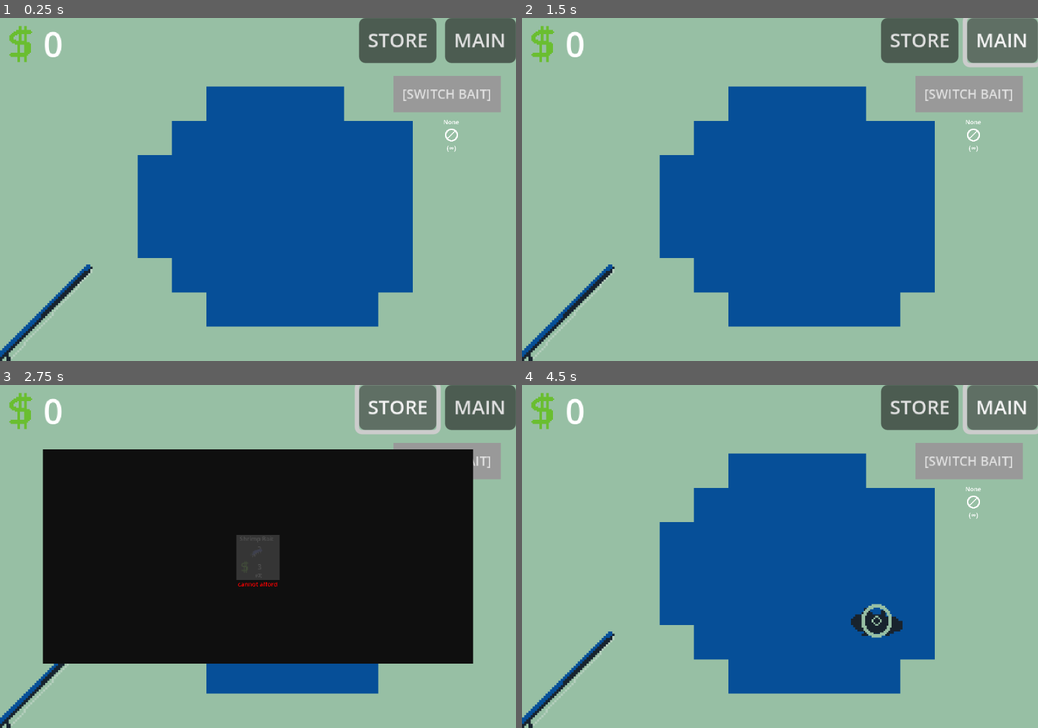
Above: before the commit, frames 1-4 (two rows, left to right).
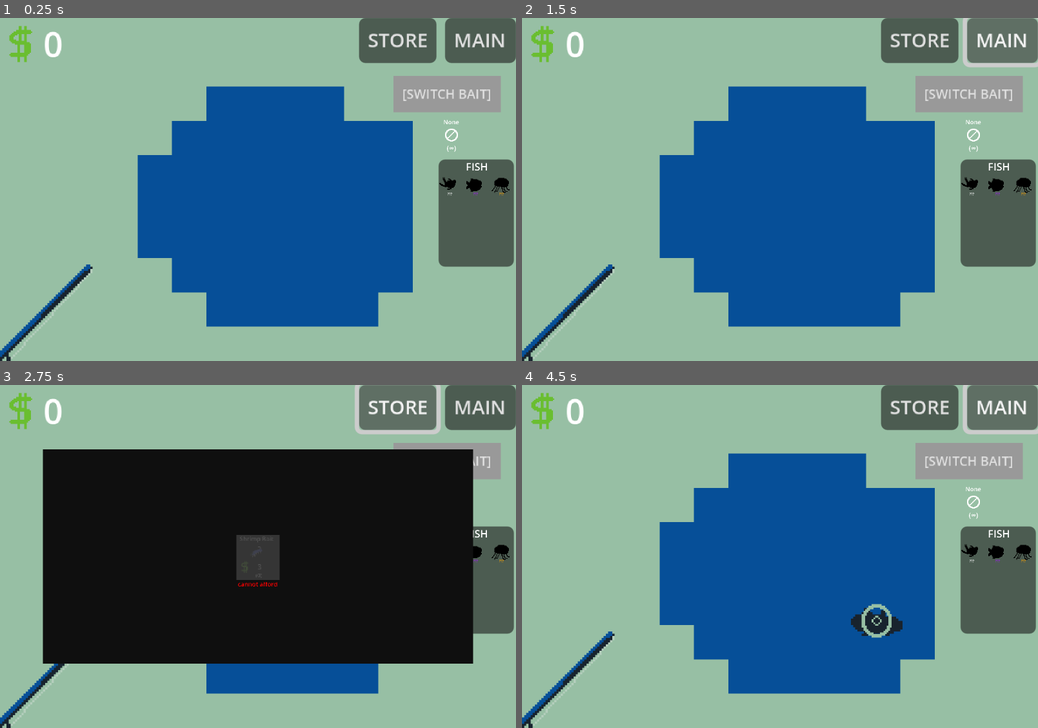
Above: after the commit, the same moments.

Repository: mathew-tran/fish-clicker
Game: Godot game, scene res://Scenes/Main.tscn
Two runs of this game, one before a commit and one after it. Both use one fixed random seed, a clock stepped at 60 frames per second and the inputs below.
Inputs:
- Up to frame 1 (0.25 s): no input
- Up to frame 2 (1.5 s): click "STORE" at 0.5 s; click "MAIN" at 1.25 s
- Up to frame 3 (2.75 s): click "STORE" at 2 s
- Up to frame 4 (4.5 s): click "MAIN" at 2.75 s; click "STORE" at 3.5 s; click "MAIN" at 4.25 s

The runs differ from the first frame. In frame 1, 4.6% of the frame differs, in the area x 85-100%, y 41-73%; in frame 2, 4.6%; in frame 3, 2.5%; in frame 4, 4.6%.

Commit message:
be able to complete baits and get bonus money

Diff:
--- /dev/null
+++ b/fishclicker/Prefabs/UI/AssociatedBaitFish.tscn
@@ -0,0 +1,32 @@
+[gd_scene load_steps=3 format=3 uid="uid://dj2x6h1ikg8t2"]
+
+[ext_resource type="Script" uid="uid://dsfiiihpm4ttw" path="res://Scripts/UI/AssociatedBaitFish.gd" id="1_y42bo"]
+[ext_resource type="PackedScene" uid="uid://clv7ohkavdy51" path="res://Prefabs/UI/FishItem.tscn" id="2_xpn6f"]
+
+[node name="AssociatedBatiFish" type="Panel"]
+offset_right = 36.0
+offset_bottom = 52.0
+script = ExtResource("1_y42bo")
+
+[node name="ScrollContainer" type="ScrollContainer" parent="."]
+custom_minimum_size = Vector2(20, 50)
+layout_mode = 0
+offset_top = 7.0
+offset_right = 71.0
+offset_bottom = 99.0
+scale = Vector2(0.5, 0.5)
+
+[node name="Container" type="GridContainer" parent="ScrollContainer"]
+layout_mode = 2
+columns = 3
+
+[node name="AssociatedFishItem" parent="ScrollContainer/Container" instance=ExtResource("2_xpn6f")]
+layout_mode = 2
+
+[node name="Label" type="Label" parent="."]
+layout_mode = 0
+offset_right = 120.0
+offset_bottom = 23.0
+scale = Vector2(0.3, 0.3)
+text = "FISH"
+horizontal_alignment = 1
--- /dev/null
+++ b/fishclicker/Prefabs/UI/FishItem.tscn
@@ -0,0 +1,28 @@
+[gd_scene load_steps=3 format=3 uid="uid://clv7ohkavdy51"]
+
+[ext_resource type="Script" uid="uid://d1suvxdgbpukw" path="res://Scripts/UI/FishItem.gd" id="1_11t5s"]
+[ext_resource type="Texture2D" uid="uid://cthfkkaock6k" path="res://Art/Sprites/Fish/Detail/GoldFish.png" id="1_i32tc"]
+
+[node name="AssociatedFishItem" type="Control"]
+custom_minimum_size = Vector2(20, 25)
+layout_mode = 3
+anchors_preset = 0
+script = ExtResource("1_11t5s")
+
+[node name="Image" type="TextureRect" parent="."]
+custom_minimum_size = Vector2(20, 20)
+layout_mode = 2
+offset_right = 20.0
+offset_bottom = 20.0
+texture = ExtResource("1_i32tc")
+expand_mode = 4
+stretch_mode = 5
+
+[node name="Label" type="Label" parent="."]
+layout_mode = 0
+offset_top = 16.0
+offset_right = 105.0
+offset_bottom = 39.0
+scale = Vector2(0.2, 0.2)
+text = "???"
+horizontal_alignment = 1
--- a/fishclicker/Prefabs/UI/PlayerUI.tscn
+++ b/fishclicker/Prefabs/UI/PlayerUI.tscn
@@ -7,6 +7,7 @@
 [ext_resource type="Script" uid="uid://cyuhin2emjt7n" path="res://Scripts/UI/StoreButton.gd" id="5_od4qv"]
 [ext_resource type="Script" uid="uid://cpj4vf2ruia5d" path="res://Scripts/UI/MainButton.gd" id="6_od4qv"]
 [ext_resource type="PackedScene" uid="uid://g5omilybre1s" path="res://Prefabs/UI/SwitchBaitButton.tscn" id="7_lcbsa"]
+[ext_resource type="PackedScene" uid="uid://dj2x6h1ikg8t2" path="res://Prefabs/UI/AssociatedBaitFish.tscn" id="8_2es3r"]
 
 [node name="CanvasLayer" type="CanvasLayer" groups=["PlayerUI"]]
 script = ExtResource("1_88yxu")
@@ -48,6 +49,12 @@
 text = "MAIN"
 script = ExtResource("6_od4qv")
 
+[node name="AssociatedBaitFish" parent="." instance=ExtResource("8_2es3r")]
+offset_left = 204.0
+offset_top = 66.0
+offset_right = 239.0
+offset_bottom = 116.0
+
 [connection signal="button_up" from="HBoxContainer/StoreButton" to="HBoxContainer/StoreButton" method="_on_button_up"]
 [connection signal="button_up" from="HBoxContainer/MainButton" to="HBoxContainer/MainButton" method="_on_button_up"]
 
--- a/fishclicker/Resources/BaitData.gd
+++ b/fishclicker/Resources/BaitData.gd
@@ -4,6 +4,7 @@
 
 @export var BaitName = ""
 @export var BaitImage : Texture
+@export var BaitID = "000"
 @export var Cost = 0
 @export var CommonPool : Array[FishData]
 @export var RarePool : Array[FishData]
@@ -20,3 +21,9 @@
 		return RarePool[0]
 	LegendaryPool.shuffle()
 	return LegendaryPool[0]
+
+func HasCompletedBait():
+	return Finder.GetGameManager().HasCompletedChallenge(BaitID)
+
+func CompleteBait():
+	return Finder.GetGameManager().AddCompletedChallenge(BaitID)
--- a/fishclicker/Resources/FishData.gd
+++ b/fishclicker/Resources/FishData.gd
@@ -15,8 +15,15 @@
 	EXCELLENT
 }
 
+enum RARITY {
+	COMMON,
+	RARE,
+	LEGENDARY
+}
+
 @export var FishImage : Texture
 @export var FishName = ""
+@export var Rarity : RARITY
 @export var FishSize : SIZE
 @export var FishID = "A000"
 @export var Tugs = 3
@@ -50,4 +57,9 @@
 			amount *= 2.0
 
 	amount = round(amount)
+	Finder.GetGameManager().AddFish(FishID)
 	Finder.GetGameManager().AddMoney(amount)
+
+
+func HasCaughtFish():
+	return Finder.GetGameManager().HasCaughtFish(FishID)
--- a/fishclicker/Resources/Levels/Baits/BAIT_SHRIMP.tres
+++ b/fishclicker/Resources/Levels/Baits/BAIT_SHRIMP.tres
@@ -1,9 +1,10 @@
-[gd_resource type="Resource" script_class="BaitData" load_steps=7 format=3 uid="uid://ct5utnv2aas06"]
+[gd_resource type="Resource" script_class="BaitData" load_steps=8 format=3 uid="uid://ct5utnv2aas06"]
 
 [ext_resource type="Texture2D" uid="uid://6741aa4kayh" path="res://Art/Sprites/Bait/ShrimpBait.png" id="1_0fyk8"]
 [ext_resource type="Script" uid="uid://clf4q2sgy5gad" path="res://Resources/FishData.gd" id="2_txsd1"]
 [ext_resource type="Resource" uid="uid://byl4nrhgkmfeb" path="res://Resources/Levels/Fish/P001_GoldFish.tres" id="3_vt8jv"]
 [ext_resource type="Resource" uid="uid://bgub87y8wwqch" path="res://Resources/Levels/Fish/P003_JellyFish.tres" id="4_llca7"]
+[ext_resource type="Resource" uid="uid://clbjd8r0qxoms" path="res://Resources/Levels/Fish/P004_ClownFish.tres" id="5_txsd1"]
 [ext_resource type="Resource" uid="uid://dgi7idvdqjjto" path="res://Resources/Levels/Fish/P002_BlueTang.tres" id="5_uq1f1"]
 [ext_resource type="Script" uid="uid://bgc7uj0bli212" path="res://Resources/BaitData.gd" id="6_poms2"]
 
@@ -11,8 +12,9 @@
 script = ExtResource("6_poms2")
 BaitName = "Shrimp Bait"
 BaitImage = ExtResource("1_0fyk8")
+BaitID = "001"
 Cost = 3
-CommonPool = Array[ExtResource("2_txsd1")]([ExtResource("3_vt8jv")])
+CommonPool = Array[ExtResource("2_txsd1")]([ExtResource("3_vt8jv"), ExtResource("5_txsd1")])
 RarePool = Array[ExtResource("2_txsd1")]([ExtResource("5_uq1f1")])
 LegendaryPool = Array[ExtResource("2_txsd1")]([ExtResource("4_llca7")])
 bIsInfinite = false
--- a/fishclicker/Resources/Levels/Fish/P002_BlueTang.tres
+++ b/fishclicker/Resources/Levels/Fish/P002_BlueTang.tres
@@ -7,6 +7,7 @@
 script = ExtResource("2_kgjxv")
 FishImage = ExtResource("1_xq5ce")
 FishName = "Blue Tang"
+Rarity = 1
 FishSize = 0
 FishID = "P002"
 Tugs = 12
--- a/fishclicker/Resources/Levels/Fish/P003_JellyFish.tres
+++ b/fishclicker/Resources/Levels/Fish/P003_JellyFish.tres
@@ -7,6 +7,7 @@
 script = ExtResource("2_6ptyu")
 FishImage = ExtResource("1_44l0o")
 FishName = "Jelly Fish"
+Rarity = 2
 FishSize = 2
 FishID = "P003"
 Tugs = 3
--- /dev/null
+++ b/fishclicker/Resources/Levels/Fish/P004_ClownFish.tres
@@ -0,0 +1,15 @@
+[gd_resource type="Resource" script_class="FishData" load_steps=3 format=3 uid="uid://clbjd8r0qxoms"]
+
+[ext_resource type="Texture2D" uid="uid://5i2hed8qckbs" path="res://Art/Sprites/Fish/Detail/ClownFish.png" id="1_au4jd"]
+[ext_resource type="Script" uid="uid://clf4q2sgy5gad" path="res://Resources/FishData.gd" id="2_pnri8"]
+
+[resource]
+script = ExtResource("2_pnri8")
+FishImage = ExtResource("1_au4jd")
+FishName = "Clown Fish"
+Rarity = 1
+FishSize = 0
+FishID = "P004"
+Tugs = 2
+TimeLimit = 1.0
+Cost = 36
--- a/fishclicker/Scripts/GameManager.gd
+++ b/fishclicker/Scripts/GameManager.gd
@@ -23,6 +23,12 @@
 	GameData["BaitInventory"] = {
 
 	}
+	GameData["FishCaught"] = {
+
+	}
+	GameData["BaitCompleted"] = {
+
+	}
 
 	await get_tree().process_frame
 	AddMoney(0)
@@ -42,6 +48,21 @@
 		GameData["BaitInventory"][baitName] += amount
 	else:
 		GameData["BaitInventory"][baitName] = amount
+
+func AddCompletedChallenge(baitID):
+	GameData["BaitCompleted"][baitID] = 1
+
+func HasCompletedChallenge(baitID):
+	return GameData["BaitCompleted"].has(baitID)
+
+func AddFish(fishID):
+	if GameData["FishCaught"].has(fishID):
+		GameData["FishCaught"][fishID] += 1
+	else:
+		GameData["FishCaught"][fishID] = 1
+
+func HasCaughtFish(fishID):
+	return GameData["FishCaught"].has(fishID)
 
 func RemoveBait(baitName, amount = 1):
 	if GameData["BaitInventory"].has(baitName):
--- /dev/null
+++ b/fishclicker/Scripts/UI/AssociatedBaitFish.gd
@@ -0,0 +1,46 @@
+extends Panel
+
+@onready var FishItemContainer = $ScrollContainer/Container
+var FishItemClass = load("res://Prefabs/UI/FishItem.tscn")
+
+func _ready() -> void:
+	Finder.GetGameManager().MoneyUpdate.connect(OnMoneyChanged)
+	Finder.GetGameManager().BaitChanged.connect(OnBaitChanged)
+
+func OnBaitChanged(bait):
+	Setup(bait)
+
+func OnMoneyChanged(money):
+	Setup(Finder.GetGameManager().CurrentBait)
+
+func Setup(fishBait : BaitData):
+	if fishBait == null:
+		return
+
+	for child in FishItemContainer.get_children():
+		child.queue_free()
+
+	for fish in fishBait.CommonPool:
+		var instance = FishItemClass.instantiate()
+		instance.Setup(fish)
+		FishItemContainer.add_child(instance)
+
+	for fish in fishBait.RarePool:
+		var instance = FishItemClass.instantiate()
+		instance.Setup(fish)
+		FishItemContainer.add_child(instance)
+
+	for fish in fishBait.LegendaryPool:
+		var instance = FishItemClass.instantiate()
+		instance.Setup(fish)
+		FishItemContainer.add_child(instance)
+
+	var missedFish = 0
+	for fish in FishItemContainer.get_children():
+		if fish.FishDataRef == null or fish.FishDataRef.HasCaughtFish() == false:
+			missedFish += 1
+			break
+	if missedFish == 0:
+		if fishBait.HasCompletedBait() == false:
+			fishBait.CompleteBait()
+			Finder.GetGameManager().AddMoney(500)
--- /dev/null
+++ b/fishclicker/Scripts/UI/FishItem.gd
@@ -0,0 +1,22 @@
+extends Control
+
+var FishDataRef : FishData
+
+func Setup(fishData : FishData):
+	FishDataRef = fishData
+	$Image.modulate = Color.BLACK
+	$Image.texture = fishData.FishImage
+	$Label.text = "???"
+
+	var bHasCaught = fishData.HasCaughtFish()
+
+	match fishData.Rarity:
+		FishData.RARITY.COMMON:
+			$Label.modulate = Color.WHITE
+		FishData.RARITY.RARE:
+			$Label.modulate = Color.PURPLE
+		FishData.RARITY.LEGENDARY:
+			$Label.modulate = Color.ORANGE
+	if bHasCaught:
+		$Image.modulate = Color.WHITE
+		$Label.text = fishData.FishName
Binary file added: fishclicker/Art/Sprites/Fish/Detail/ClownFish.png
Not shown, added: fishclicker/Art/Sprites/Fish/Detail/ClownFish.png.import
Not shown: 1 places in fishclicker/Prefabs/UI/PlayerUI.tscn that only renumber resources
Not shown, added: fishclicker/Scripts/UI/AssociatedBaitFish.gd.uid
Not shown, added: fishclicker/Scripts/UI/FishItem.gd.uid
